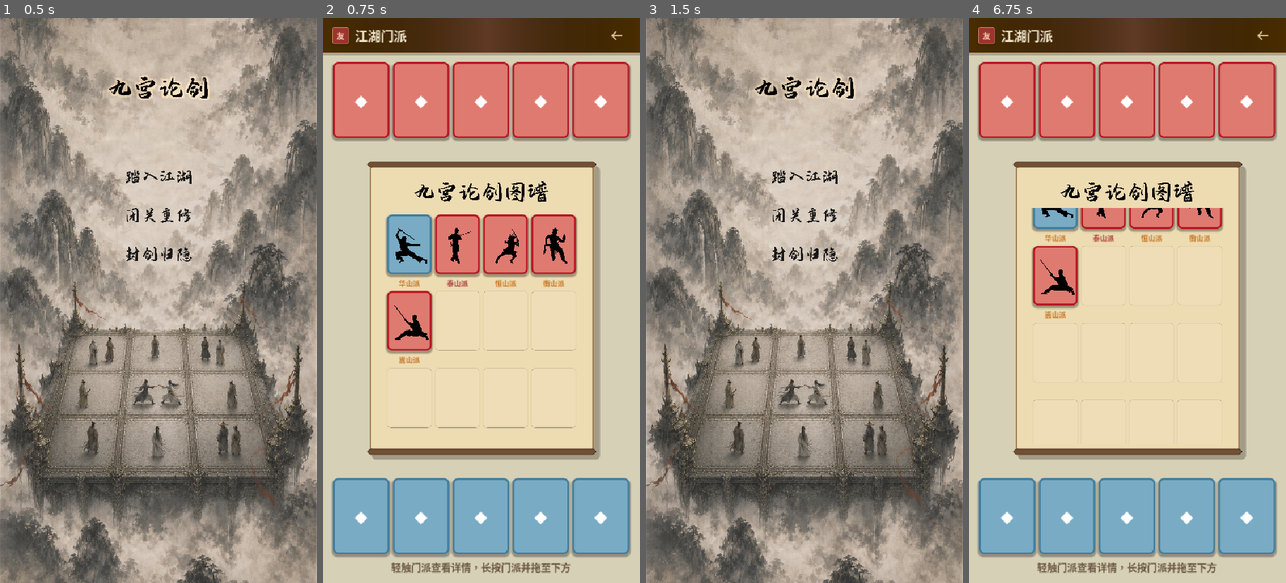
Above: before the commit, frames 1-4 (left to right).
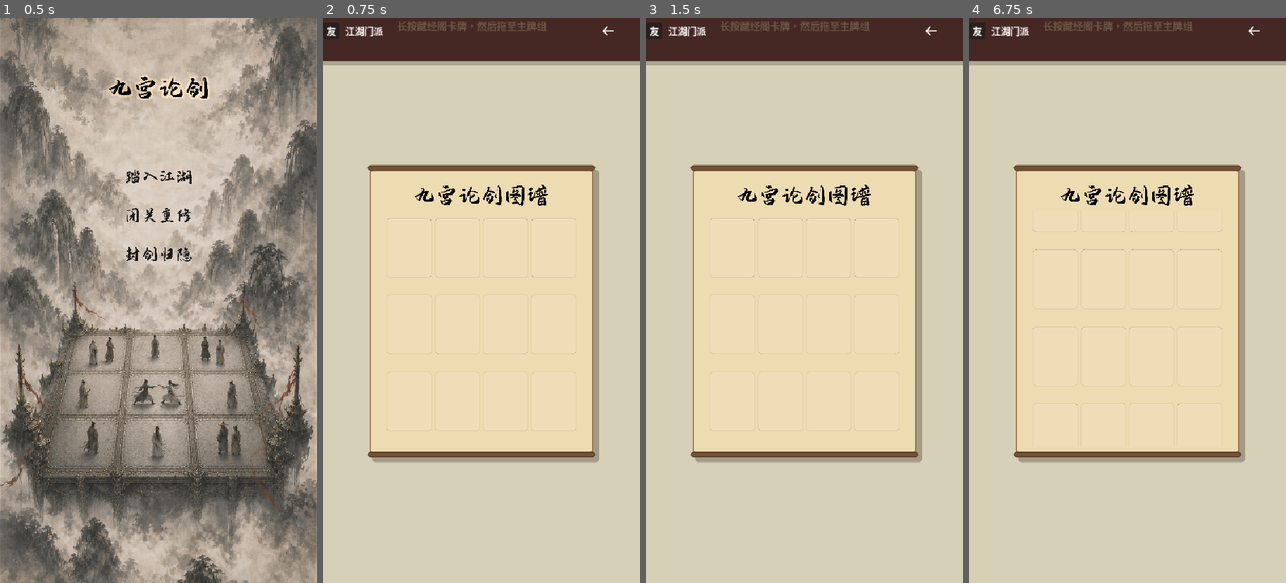
Above: after the commit, the same moments.

Repository: YLMstring/WuXiaCard
Game: Godot game, scene res://main.tscn
Two runs of this game, one before a commit and one after it. Both use one fixed random seed, a clock stepped at 60 frames per second and the inputs below.
Inputs (mouse positions are in pixels of both pictures, inside the frame that each line leads up to; where the layout moved, square brackets give the same spot in the first picture):
- Up to frame 1 (0.5 s): no input
- Up to frame 2 (0.75 s): click (481, 176) at 0.5 s
- Up to frame 3 (1.5 s): click (931, 29) [940, 34] at 1.25 s
- Up to frame 4 (6.75 s): click (1127, 176) at 2.02 s; tap Enter at 2.75, 4.25, 5.75 s; drag from (1007, 102) to (1159, 176) at 2.77 s; tap Space at 3.5, 5, 6.5 s; drag from (1067, 102) to (1111, 413) at 3.52 s; move the mouse to (1127, 102) at 4.27 s; click (1127, 102) at 4.42 s; drag from (1187, 102) to (1032, 215) at 5.02 s; drag from (1247, 102) to (1143, 300) at 5.77 s; drag from (1054, 249) to (1079, 159) at 6.52 s

Frame 1 is identical in both runs. In frame 2, 45% of the frame differs, in the area x 0-100%, y 0-99%; in frame 3, 88%, in the area x 0-100%, y 0-100%; in frame 4, 41%.
Error after the commit: Assertion failed: Invalid card catalog: ["Definition is absent from ALL_CARD_IDS: TiYunZong2", "Definition is absent from ALL_CARD_IDS: TiYunZong3", "Definitio…

Commit message:
Update card_catalog.gd

Diff:
--- a/scripts/card_catalog.gd
+++ b/scripts/card_catalog.gd
@@ -1684,6 +1684,45 @@
 		"powers": [5, 5, 5, 5],
 		"abilities": [],
 	},
+	&"TiYunZong2": {
+		"id": &"TiYunZong2",
+		"glyph": "梯云纵",
+		"picture": "res://pics/LKT010_312.png",
+		"sect": "武当派",
+		"tier": 2,
+		"weapon": "轻功",
+		"description": "指定：选择一个其它友方，令其与我依次在彼此的位置重新进场。",
+		"flavor": "武当派名闻天下的轻功，长于纵跃，在空中轻轻回旋，姿态飘逸。",
+		"powers": [1, 3, 1, 3],
+		"starting_ki": 1,
+		"abilities": [],
+	},
+	&"TiYunZong3": {
+		"id": &"TiYunZong3",
+		"glyph": "梯云纵",
+		"picture": "res://pics/LKT010_312.png",
+		"sect": "武当派",
+		"tier": 3,
+		"weapon": "轻功",
+		"description": "锁定：我翻面前，改为向相邻空格移动。指定：选择一个其它友方，令其与我依次在彼此的位置重新进场。",
+		"flavor": "武当派名闻天下的轻功，长于纵跃，在空中轻轻回旋，姿态飘逸。",
+		"powers": [1, 3, 1, 3],
+		"starting_ki": 1,
+		"abilities": [],
+	},
+	&"TiYunZong4": {
+		"id": &"TiYunZong4",
+		"glyph": "梯云纵",
+		"picture": "res://pics/LKT010_312.png",
+		"sect": "武当派",
+		"tier": 4,
+		"weapon": "轻功",
+		"description": "每当有牌被移除时，你抽一张牌。锁定：我翻面前，改为向相邻空格移动。指定：选择一个其它友方，令其与我依次在彼此的位置重新进场。",
+		"flavor": "武当派名闻天下的轻功，长于纵跃，在空中轻轻回旋，姿态飘逸。",
+		"powers": [1, 3, 1, 3],
+		"starting_ki": 1,
+		"abilities": [],
+	},
 	&"TaiJiSanHuan4": {
 		"id": &"TaiJiSanHuan4",
 		"glyph": "三环套月",
